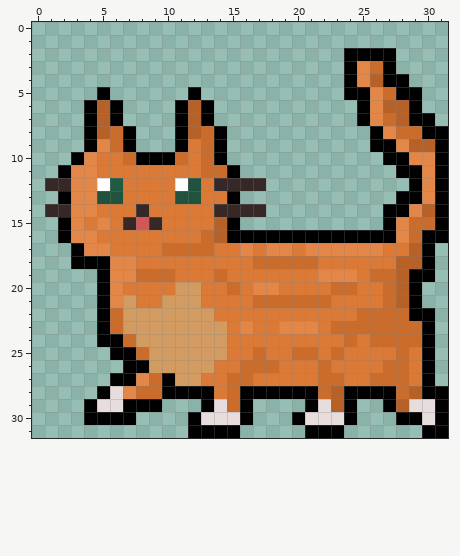
A pixel-art file gets an edit: graphics/ase/orange_cat_walking1.aseprite. The picture above is the old version.
32x32 pixels, 1 frame. Colours within 5 levels of each other are drawn and written as one.
And afterwards:
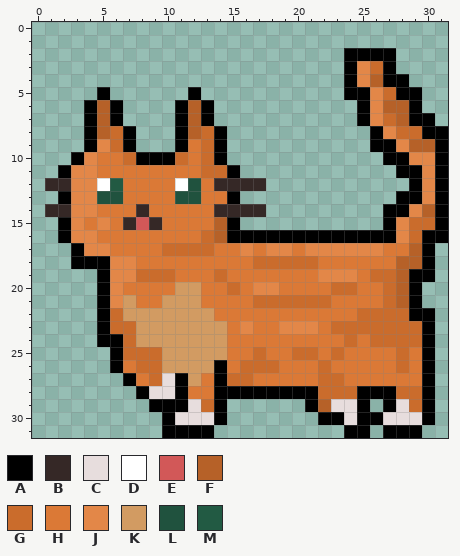
Palette (. is transparent): A #000000  B #352826  C #e7dddd  D #ffffff  E #d25858  F #b66128  G #ca6c2c  H #db7936  J #e38748  K #d29b62  L #20523e  M #225a43
What changed:
y 23: x 7 K -> G
y 25: x 7 A -> G; x 9 K -> G
y 26: x 6..9 .AAK -> AHGG; x 14 H -> A; x 27 G -> H
y 27: x 6 A -> .; x 8 J -> H; x 10..11 AK -> CA; x 14 H -> A; x 26..28 GGG -> HHH
y 28: x 5..10 ACJGGA -> ...ACC; x 12..15 AAHG -> HHAA; x 23..24 FA -> GG; x 29 F -> G; x 31 A -> .
y 29: x 4..8 ACCAA -> .....; x 10..16 ...ACGA -> AACGA..; x 22..25 CFA. -> FCCA; x 28..31 FCCA -> CGA.
y 30: x 4..7 AAAA -> ....; x 10..12 ..A -> ACC; x 14..16 CCA -> A..; x 20..31 ACCCA...AACA -> ..AACAACCCA.
y 31: x 10..11 .. -> AA; x 14..15 AA -> ..; x 21..25 AAA.. -> ...AA; x 27..31 ...AA -> AAA..
Changed places in both pictures, as pixel boxes (x1, y1, x2, y2):
changed: (84, 321, 448, 438)
